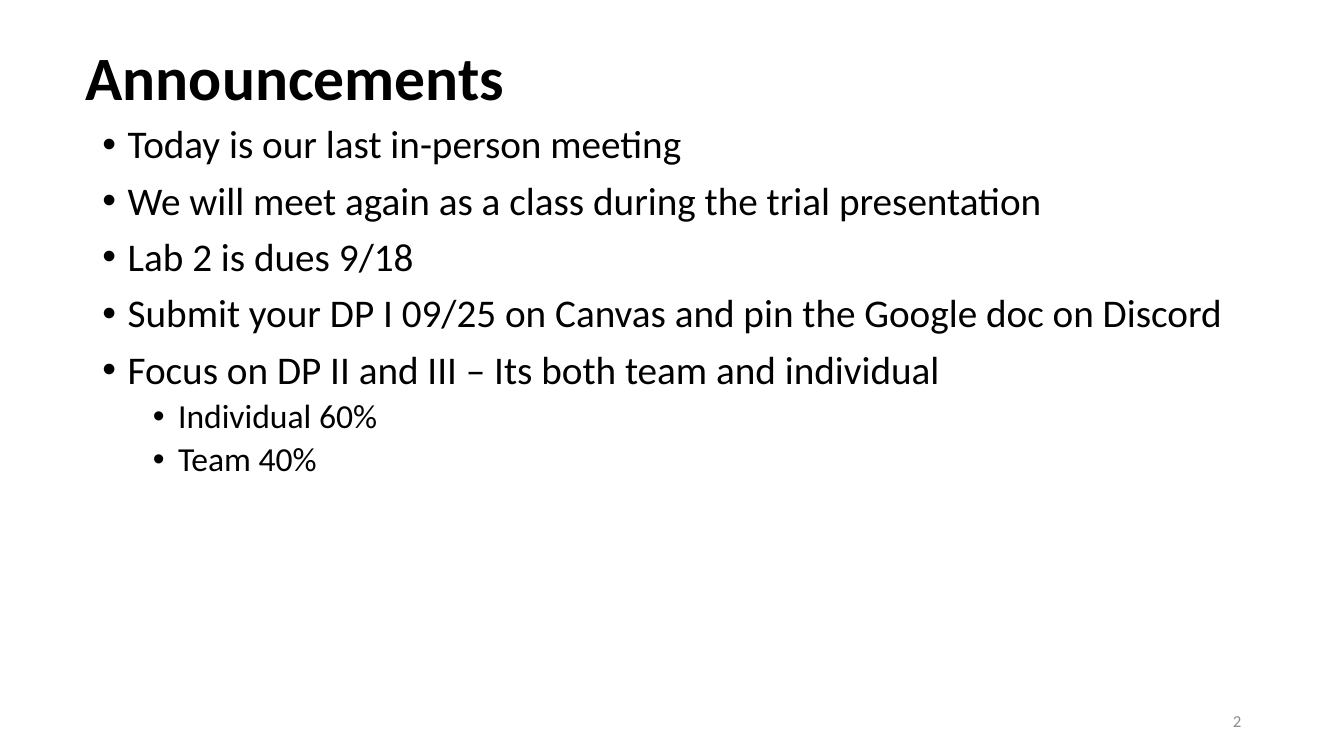
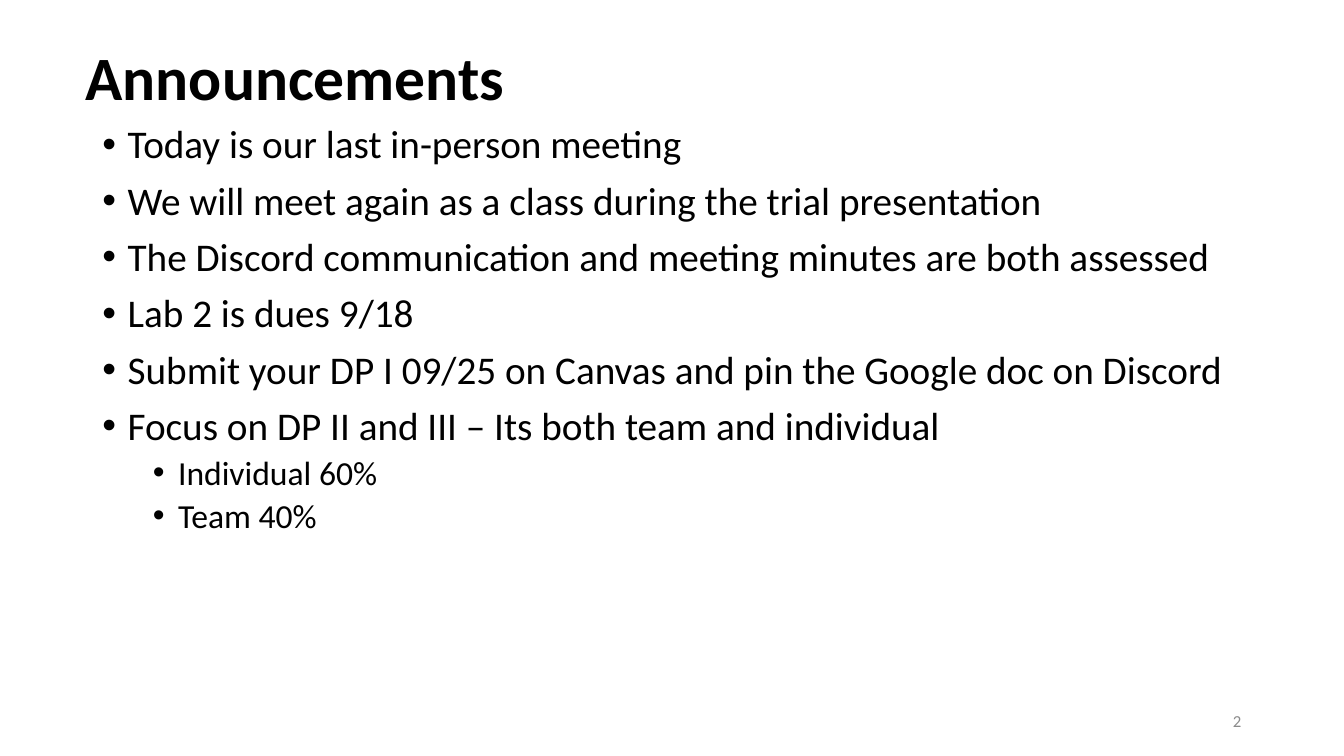
Before and after one commit to johnxu21/johnxu21.github.io, a slide deck: slide 2 of teaching/CS472/Timetable/OOD-V2.pptx. Drawn at 1344x756 pixels with LibreOffice and Linux fonts; fonts in the diff are those of the drawing. Boxes give left, top, right and bottom in pixels: in the first picture for what was removed or moved away, otherwise in the second. Text is boxed around its words. In the diff, an @@ line names an element or a change of style, - is before the commit and + after.

```diff
--- a/teaching/CS472/Timetable/OOD-V2.pptx
+++ b/teaching/CS472/Timetable/OOD-V2.pptx
@@ text at [128,243,1209,278]: paragraph added @@
+• The Discord communication and meeting minutes are both assessed
```
Also in this commit, not shown: 4 other slides changed, 4 other files.
